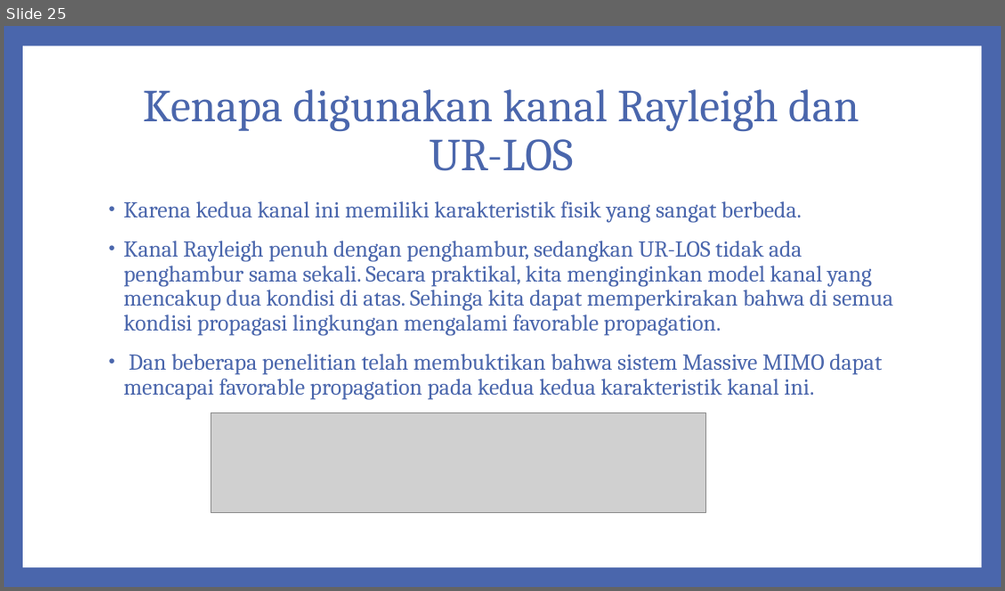
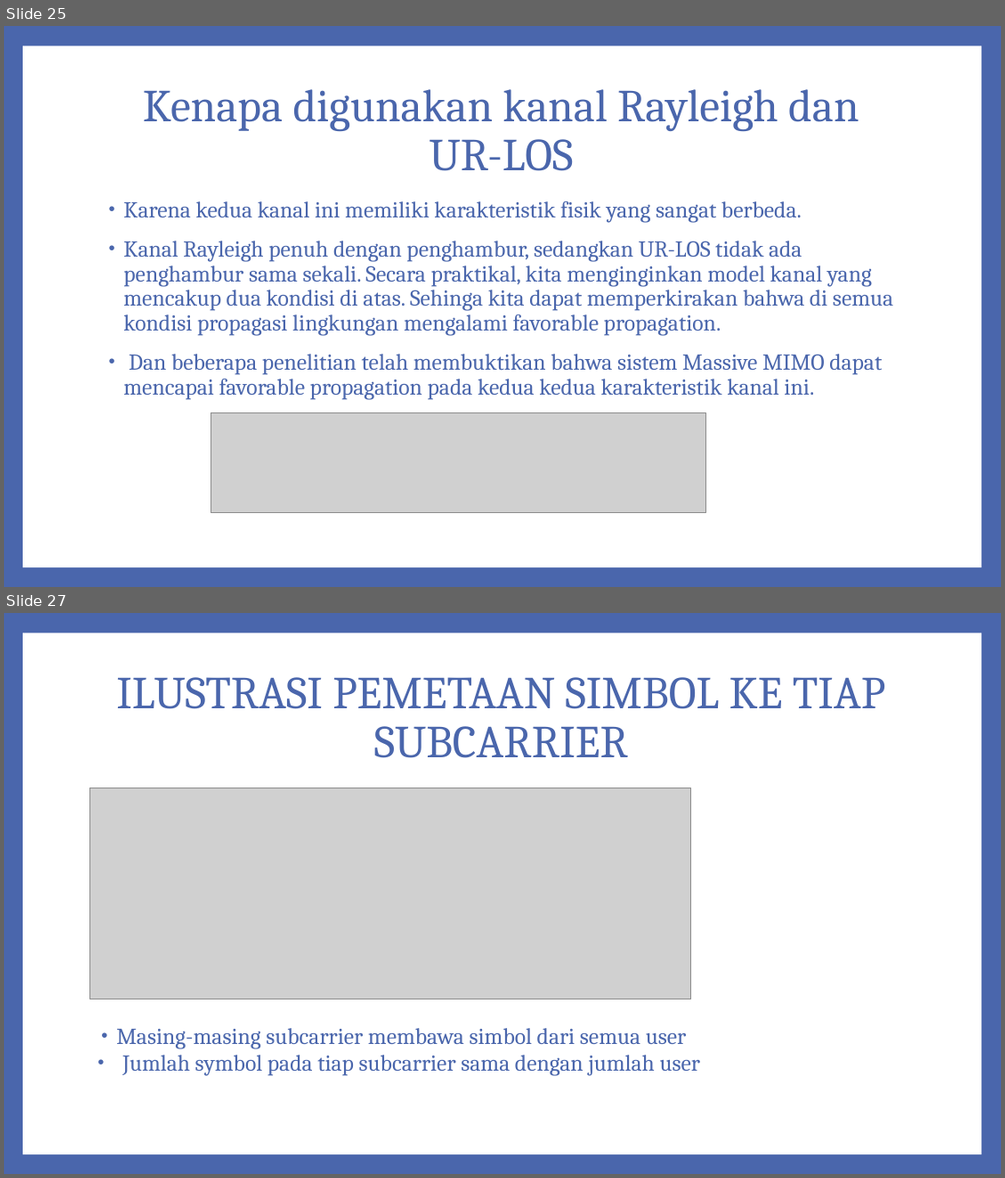
Before and after one commit to pudjamansyurin/al-massive-mimo, a slide deck: DOC/SIDANG TESIS/other.pptx. Shown one above the other, each under a label of ours: slide 25 before the commit, slides 25 and 27 after it; the slides between them are not shown. The pictures are 1005x591 and 1005x1178 pixels, drawn with LibreOffice and Linux fonts; fonts in the diff are those of the drawing; grey boxes stand for pictures. Boxes give left, top, right and bottom in pixels: in the first picture for what was removed or moved away, otherwise in the second. Text is boxed around its words. In the diff, an @@ line names an element or a change of style, - is before the commit and + after.

```diff
--- a/DOC/SIDANG TESIS/other.pptx
+++ b/DOC/SIDANG TESIS/other.pptx
@@ slide 27 added at (4,613,1001,1174), background #4A66AC; not listed: 1 template element that a slide beside it also shows @@
@@ title added at (116,677,885,758), 44 pt, text #4A66AC @@
+ILUSTRASI PEMETAAN SIMBOL KE TIAP SUBCARRIER
@@ picture added at (90,788,690,999) @@
@@ text added at (116,1028,700,1076), 22 pt, text #4A66AC @@
+• Masing-masing subcarrier membawa simbol dari semua user
+  • Jumlah symbol pada tiap subcarrier sama dengan jumlah user
```
Also in this commit, not shown: 1 other slide added, 4 other files.
